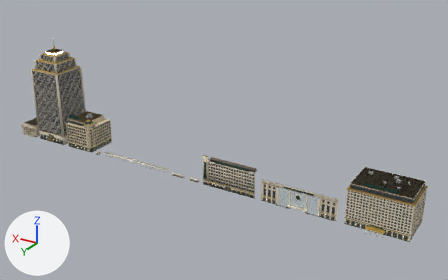
The Blender file assets/buildings/plaza.blend as it was, and as the next commit left it.
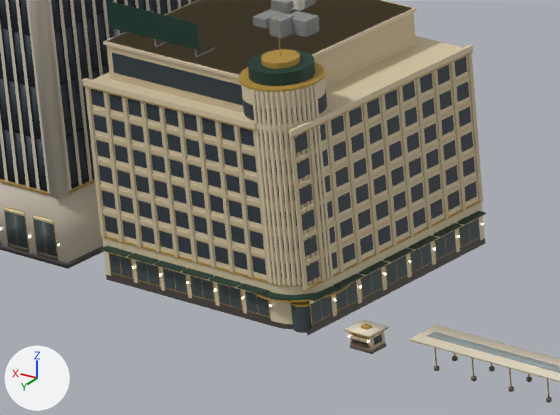
The first picture shows the older version from a 50 mm lens placed at (-112.0, 538.0, 331.0), pointed at (230.0, -32.0, 46.0). The close-ups show the older and then the newer version on the part from 13% to 27% of the width and 41% to 58% of the height of that picture. Only the edits that show in the close-ups are written down. The lights are fixed; the arrows at lower left show +X, +Y and +Z.

Before the edit, the objects in view are built like this:
```python
ob_plaza_depato_body = bpy.data.objects.new('plaza_depato_body', me_plaza_depato_body)
ob_plaza_depato_body.parent = ob_plaza_depato
ob_plaza_depato_body.location = (0.0, 0.0, 0.0)
ob_plaza_hq_body = bpy.data.objects.new('plaza_hq_body', me_plaza_hq_body)
ob_plaza_hq_body.parent = ob_plaza_hq
ob_plaza_hq_body.location = (0.0, 0.0, 0.0)
ob_plaza_kiosk_body = bpy.data.objects.new('plaza_kiosk_body', me_plaza_kiosk_body)
ob_plaza_kiosk_body.parent = ob_plaza_kiosk
ob_plaza_kiosk_body.location = (0.0, 0.0, 0.0)
# also in view: 'plaza_buscanopy_body' at (340.0, -2.0, 2.0)
```
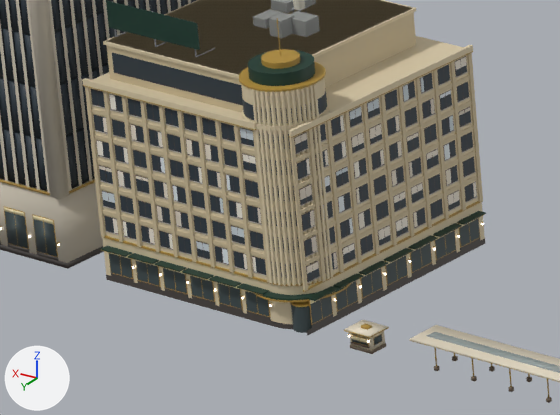
Boxes (x1, y1, x2, y2) around the edits, measured in the close-ups (560 x 415 px):
part 1 of me_plaza_depato_body, added
    after: (252, 257, 257, 272)
part 2 of me_plaza_depato_body, added
    after: (222, 248, 229, 264)
part 3 of me_plaza_depato_body, added
    after: (196, 241, 209, 252)
part 4 of me_plaza_depato_body, added
    after: (169, 234, 173, 249)
part 5 of me_plaza_depato_body, added
    after: (149, 228, 155, 244)
part 6 of me_plaza_depato_body, added
    after: (123, 221, 127, 236)
part 7 of me_plaza_depato_body, added
    after: (113, 219, 118, 234)
part 8 of me_plaza_depato_body, added
    after: (231, 226, 244, 237)
part 9 of me_plaza_depato_body, added
    after: (175, 211, 182, 227)
part 10 of me_plaza_depato_body, added
    after: (157, 206, 163, 222)
part 11 of me_plaza_depato_body, added
    after: (102, 191, 115, 203)
part 12 of me_plaza_depato_body, added
    after: (295, 57, 478, 283)
part 13 of me_plaza_depato_body, added
    after: (93, 94, 262, 225)
part 14 of me_plaza_depato_body, edited (looks the same)
    both: (94, 53, 477, 270)
part 15 of me_plaza_depato_body, edited (looks the same)
    both: (91, 65, 467, 269)

What the commit changed:
me_plaza_depato_body is used by ob_plaza_depato_body; parent ob_plaza_depato; location (0.0, 0.0, 0.0).
me_plaza_depato_body had 6159 vertices, 4438 faces and spanned x -21.6..20.1, y -40.0..1.6, z 0.0..47.0.
me_plaza_depato_body now has 8343 vertices, 6076 faces and spans x -21.6..20.1, y -40.0..1.6, z 0.0..47.0.
me_plaza_depato_body part 1: the loose piece of 8 vertices spanning x -11.8..-11.7, y 0.1, z 8.2..10.7 is copied, and the copy is scaled about its middle by (11.3, 0.08, 0.936), then moved by (0.9, 0.0, 0.0); it spans x -11.1..-10.5, y 0.1, z 8.3..10.6.
me_plaza_depato_body part 2: the loose piece of 8 vertices spanning x -4.4, y 0.1, z 8.2..10.7 is copied, and the copy is scaled about its middle by (21.1, 0.08, 0.936), then moved by (-0.7, 0.0, 0.0); it spans x -5.6..-4.6, y 0.1, z 8.3..10.6.
me_plaza_depato_body part 3: the loose piece of 8 vertices spanning x -0.7, y 0.1, z 8.2..10.7 is copied, and the copy is scaled about its middle by (49.2, 0.08, 0.457), then moved by (0.0, 0.0, 0.6); it spans x -1.9..0.5, y 0.1, z 9.5..10.6.
me_plaza_depato_body part 4: the loose piece of 8 vertices spanning x 6.7, y 0.1, z 8.2..10.7 is copied, and the copy is scaled about its middle by (11.9, 0.08, 0.936), then moved by (-0.9, 0.0, 0.0); it spans x 5.5..6.1, y 0.1, z 8.3..10.6.
me_plaza_depato_body part 5: the loose piece of 8 vertices spanning x 10.4, y 0.1, z 8.2..10.7 is copied, and the copy is scaled about its middle by (18.7, 0.08, 0.936), then moved by (-0.8, 0.0, 0.0); it spans x 9.1..10.1, y 0.1, z 8.3..10.6.
me_plaza_depato_body part 6: the loose piece of 8 vertices spanning x 14.0..14.1, y 0.1, z 8.2..10.7 is copied, and the copy is scaled about its middle by (13.1, 0.08, 0.936), then moved by (0.9, 0.0, 0.0); it spans x 14.6..15.3, y 0.1, z 8.3..10.6.
me_plaza_depato_body part 7: the loose piece of 8 vertices spanning x 17.7..17.8, y 0.1, z 8.2..10.7 is copied, and the copy is scaled about its middle by (16.3, 0.08, 0.936), then moved by (-0.8, 0.0, 0.0); it spans x 16.5..17.3, y 0.1, z 8.3..10.6.
me_plaza_depato_body part 8: the loose piece of 8 vertices spanning x -8.1..-8.0, y 0.1, z 12.3..14.8 is copied, and the copy is scaled about its middle by (49.2, 0.08, 0.529), then moved by (0.0, 0.0, 0.5); it spans x -9.3..-6.8, y 0.1, z 13.4..14.7.
me_plaza_depato_body part 9: the loose piece of 8 vertices spanning x 3.0, y 0.1, z 12.3..14.8 is copied, and the copy is scaled about its middle by (20.3, 0.08, 0.936), then moved by (0.7, 0.0, 0.0); it spans x 3.2..4.2, y 0.1, z 12.4..14.7.
me_plaza_depato_body part 10: the loose piece of 8 vertices spanning x 6.7, y 0.1, z 12.3..14.8 is copied, and the copy is scaled about its middle by (18.1, 0.08, 0.936), then moved by (0.8, 0.0, 0.0); it spans x 7.0..7.9, y 0.1, z 12.4..14.7.
me_plaza_depato_body part 11: the loose piece of 8 vertices spanning x 17.7..17.8, y 0.1, z 12.3..14.8 is copied, and the copy is scaled about its middle by (49.2, 0.08, 0.572), then moved by (0.0, 0.0, 0.5); it spans x 16.5..19.0, y 0.1, z 13.3..14.7.
me_plaza_depato_body part 12: 848 vertices added at x -20.1..-20.0, y -39.0..-1.0, z 8.1..31.1.
me_plaza_depato_body part 13: 464 vertices added at x -13.1..19.1, y 0.0..0.1, z 16.3..31.1.
me_plaza_depato_body part 14: 294 faces spanning x -20.1..20.1, y -38.9..0.1, z 8.3..36.4 switch from mat_windowlit to mat_window.
me_plaza_depato_body part 15: 240 faces spanning x -20.1..20.1, y -38.9..0.1, z 8.3..31.1 switch from mat_window to mat_windowlit.
Other edits to the shape of me_plaza_depato_body do not show in these pictures.
